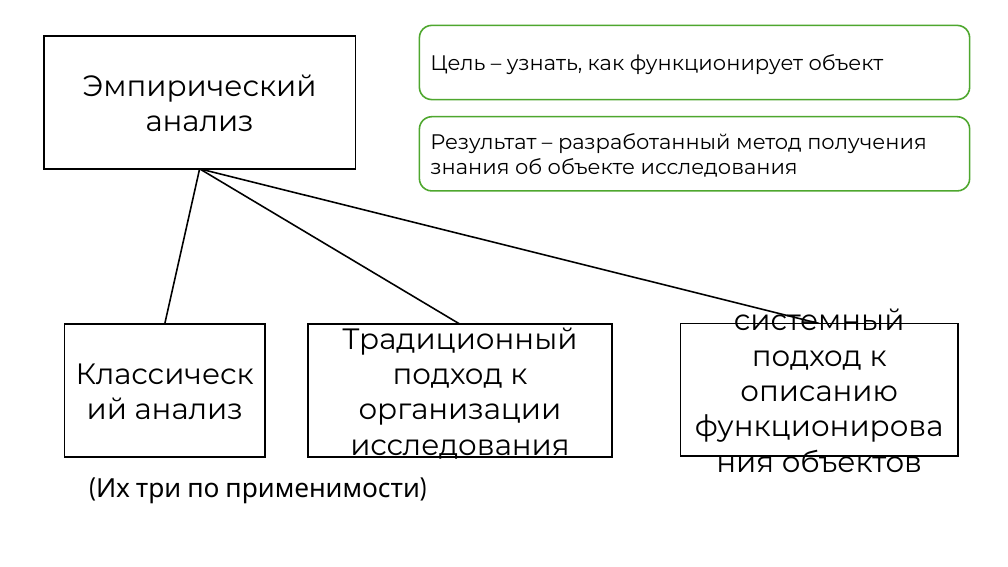
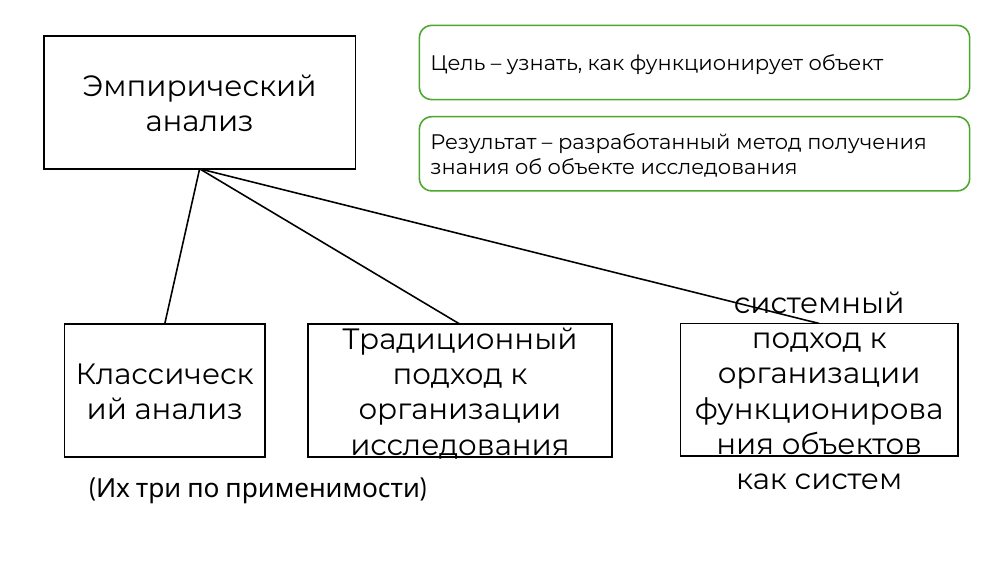
Before and after one commit to kuskas112/Labs, a slide deck: slide 7 of Основы системного анализа/lab1/lab1.pptx (slide 6 before the commit). Drawn at 1008x567 pixels with LibreOffice and Linux fonts; fonts in the diff are those of the drawing. Boxes give left, top, right and bottom in pixels: in the first picture for what was removed or moved away, otherwise in the second. Text is boxed around its words. In the diff, an @@ line names an element or a change of style, - is before the commit and + after.

```diff
--- a/Основы системного анализа/lab1/lab1.pptx
+++ b/Основы системного анализа/lab1/lab1.pptx
@@ text in rectangle at bbox=[718, 291, 922, 489]: text changed @@
-системный подход к описанию функционирования объектов
+системный подход к организации функционирования объектов как систем
```
Also in this commit, not shown: 1 other slide changed, 4 slides added, 5 slides removed, 4 other files.
